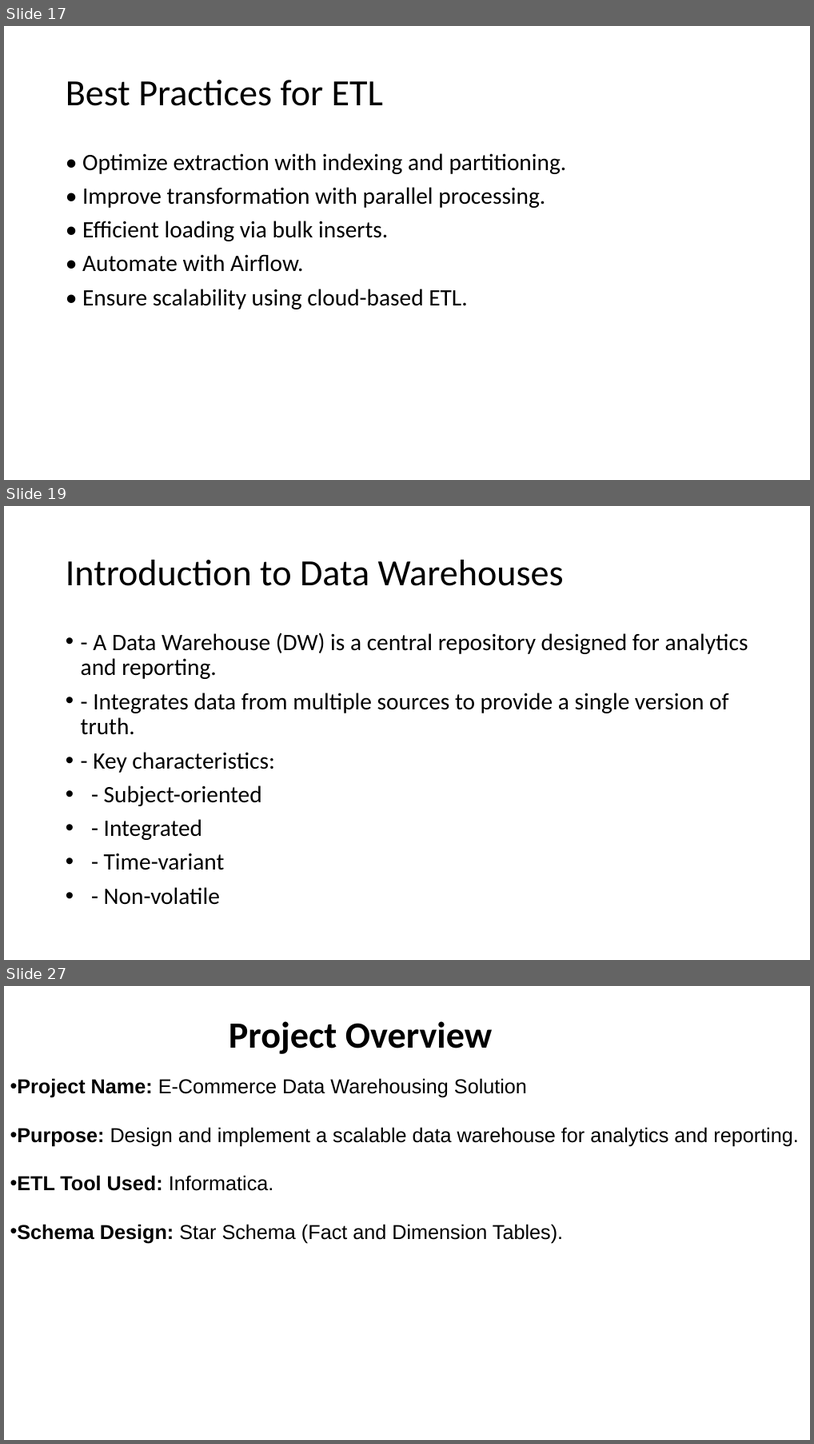
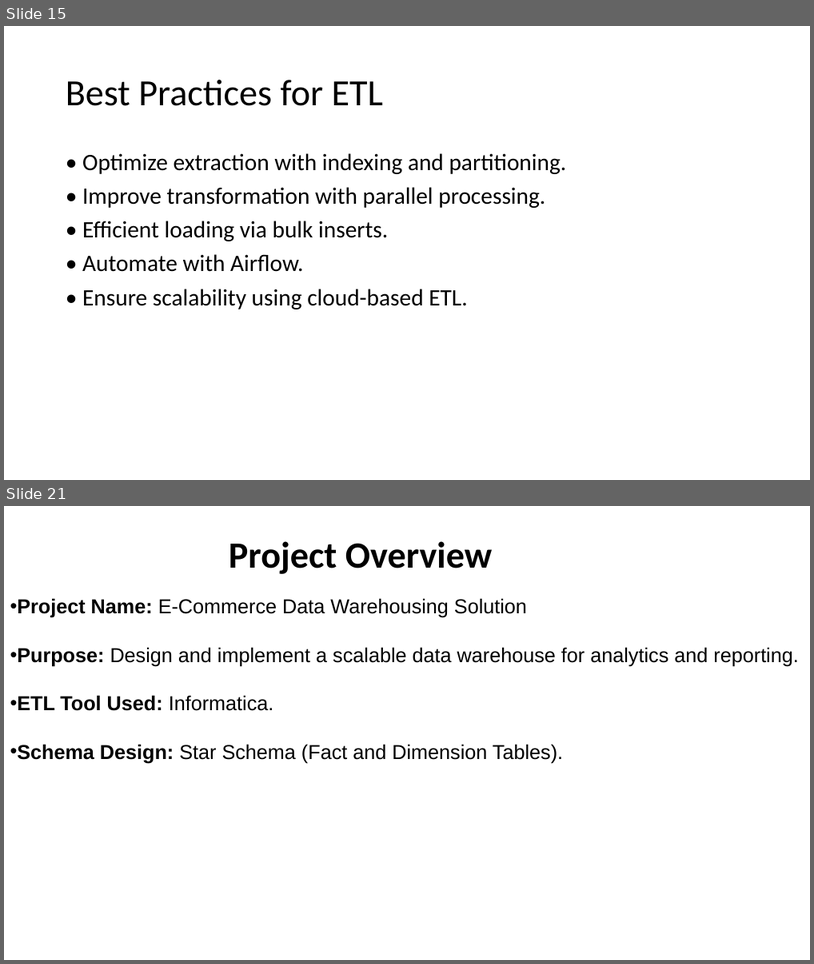
Before and after one commit to AbdulRahmanMohammedEid/E-commerce-Data-Warehouse, a slide deck: e commerce presentation.pptx. Shown one above the other, each under a label of ours: slides 17, 19 and 27 before the commit, slides 15 and 21 after it; the slides between them are not shown. The pictures are 814x1444 and 814x964 pixels, drawn with LibreOffice and Linux fonts; fonts in the diff are those of the drawing. Boxes give left, top, right and bottom in pixels: in the first picture for what was removed or moved away, otherwise in the second. Text is boxed around its words. In the diff, an @@ line names an element or a change of style, - is before the commit and + after.

```diff
--- a/e commerce presentation.pptx
+++ b/e commerce presentation.pptx
@@ slide 19 removed at (4,506,810,960), background #FFFFFF @@
@@ title removed at (66,560,564,586) @@
-Introduction to Data Warehouses
@@ text removed at (81,632,749,904) @@
-• - A Data Warehouse (DW) is a central repository designed for analytics and reporting.
-• - Integrates data from multiple sources to provide a single version of truth.
-• - Key characteristics:
-• - Subject-oriented
-• - Integrated
-• - Time-variant
-• - Non-volatile
@@ what was slide 17 is now slide 15 @@
@@ what was slide 27 is now slide 21 @@
```
Also in this commit, not shown: 2 slides changed, 7 slides added, 12 other slides removed.
